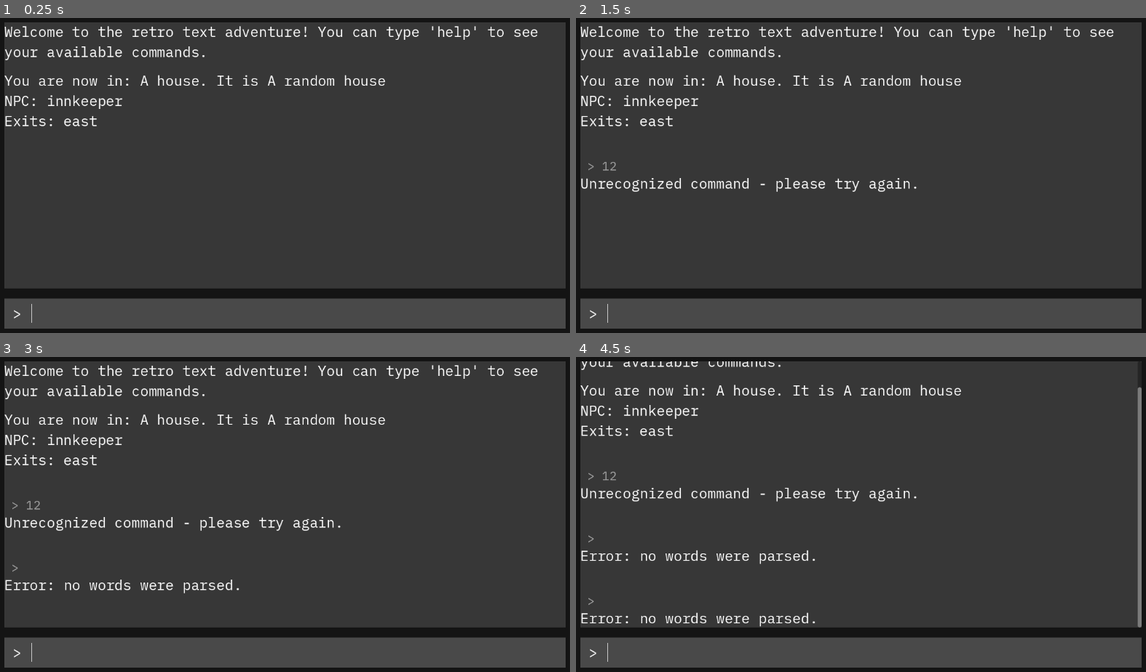
Above: before the commit, frames 1-4 (two rows, left to right).
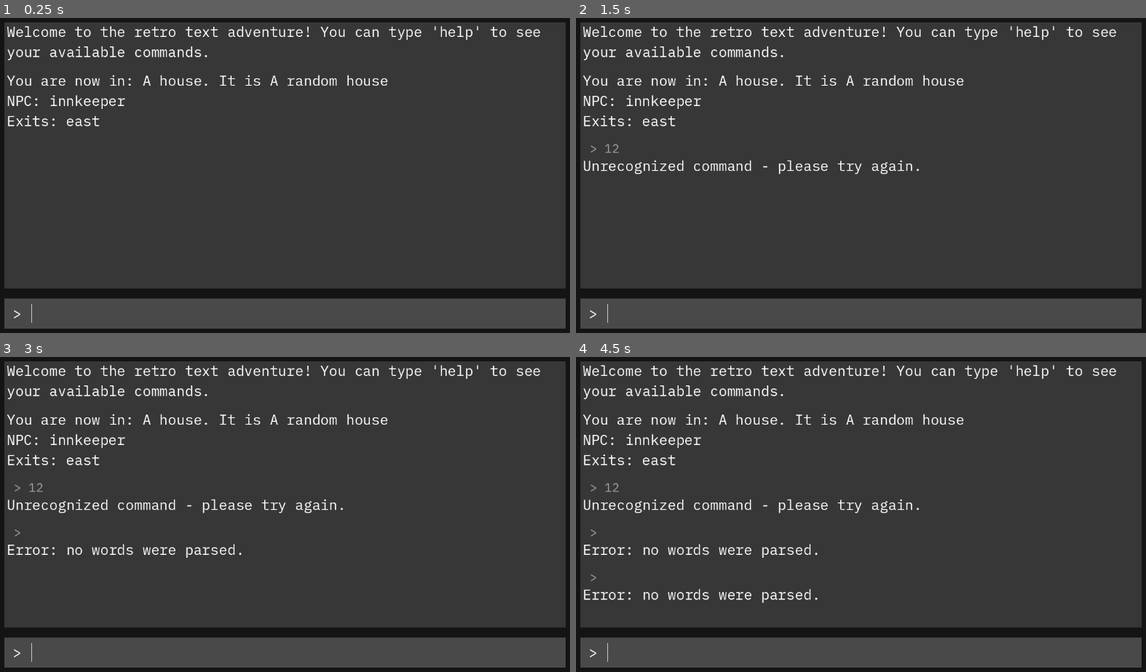
Above: after the commit, the same moments.

Repository: CungSao/textAdventure
Game: Godot game, scene res://game.tscn
Same seed, same stepped clock (60 frames per second), same inputs: the game is played once before the commit and once after it.
Inputs (mouse positions are in pixels of both pictures, inside the frame that each line leads up to):
- Up to frame 1 (0.25 s): no input
- Up to frame 2 (1.5 s): click (872, 314) at 0.52 s; type "12" at 0.6 s; tap Enter at 1.25 s; hold Up (ui_up) from 1.28 s (still down)
- Up to frame 3 (3 s): tap Space at 2 s; release Up (ui_up) at 2.03 s; hold Down (ui_down) 2.03-2.78 s; tap Enter at 2.75 s; hold Up (ui_up) from 2.78 s (still down)
- Up to frame 4 (4.5 s): tap Space at 3.5 s; tap Enter at 4.25 s; release Up (ui_up) at 4.28 s; hold Down (ui_down) from 4.28 s (still down)

The runs differ from the first frame. In frame 1, 3.5% of the frame differs, in the area x 0-95%, y 2-35%; in frame 2, 4.9%; in frame 3, 5.7%; in frame 4, 7.0%, in the area x 0-100%, y 1-86%.

Commit message:
Refactoring #16

Diff:
--- a/game.gd
+++ b/game.gd
@@ -1,19 +1,11 @@
 extends Control
 
 @export var input_path:NodePath
-@export var path_history: NodePath
-@export var path_scroll: NodePath
-@export var max_lines_remembered = 30
 
-const INPUT_RESPONSE = preload("res://input/input_response.tscn")
-const RESPONSE = preload("res://input/response.tscn")
-
+@onready var game_info = $Background/MarginContainer/BoxContainer/GameInfo
 @onready var command_processor: Node = $CommandProcessor
 @onready var room_manager: Node = $RoomManager
 @onready var __input_edit:LineEdit = get_node(input_path)
-@onready var history: VBoxContainer = get_node(path_history)
-@onready var scroll: ScrollContainer = get_node(path_scroll)
-@onready var scrollbar: VScrollBar = scroll.get_v_scroll_bar()
 
 
 func _on_text_changed(new_text):
@@ -27,44 +19,17 @@
 
 func _ready() -> void:
 	__input_edit.connect("text_changed", _on_text_changed)
-	scrollbar.changed.connect(handle_scrollbar_changed)
 
-	create_response("Welcome to the retro text adventure! You can type 'help' to see your available commands.")
+	game_info.create_response("Welcome to the retro text adventure! You can type 'help' to see your available commands.")
 
 	var player = Player.new()
 	player.take_item(room_manager.load_item("GuardSword"))
 	var starting_room_response = command_processor.initialize(room_manager.get_child(0), player)
-	create_response(starting_room_response)
-
-
-func handle_scrollbar_changed():
-	scroll.scroll_vertical = int(scrollbar.max_value)
+	game_info.create_response(starting_room_response)
 
 
 func _on_input_text_submitted(new_text: String) -> void:
 	if new_text.is_empty(): return
 
-	var input_response = INPUT_RESPONSE.instantiate()
 	var response = command_processor.process_command(new_text)
-	#input_response.set_text(new_text, "This is where a respone would go.")
-	input_response.set_text(new_text, response)
-	add_respone_to_game(input_response)
-
-
-func create_response(response_text):
-	var response = RESPONSE.instantiate()
-	response.text = response_text
-	#response.text = "You find youself in a house, with no memory of how you go there. You need to find your way out. You can type 'help' to see your available commands."
-	add_respone_to_game(response)
-
-
-func add_respone_to_game(response:Control):
-	history.add_child(response)
-	delete_history_beyond_limit()
-
-
-func delete_history_beyond_limit():
-	if history.get_child_count() > max_lines_remembered:
-		var rows_to_forget = history.get_child_count() - max_lines_remembered
-		for i in range(rows_to_forget):
-			history.get_child(i).queue_free()
+	game_info.create_response_with_input(response, new_text)
--- a/game.tscn
+++ b/game.tscn
@@ -6,6 +6,7 @@
 [ext_resource type="Script" path="res://CommandProcessor.gd" id="3_ulhwv"]
 [ext_resource type="Script" path="res://RoomManager.gd" id="4_l4nh5"]
 [ext_resource type="PackedScene" uid="uid://c0bvgbk12s7cn" path="res://rooms/room.tscn" id="4_m1qwo"]
+[ext_resource type="PackedScene" uid="uid://cyqy2dka07t03" path="res://game_info.tscn" id="6_lhram"]
 
 [sub_resource type="StyleBoxEmpty" id="StyleBoxEmpty_hdhih"]
 
@@ -21,9 +22,6 @@
 LineEdit/styles/normal = SubResource("StyleBoxEmpty_mxxck")
 PanelContainer/styles/panel = SubResource("StyleBoxFlat_up5l3")
 
-[sub_resource type="StyleBoxFlat" id="StyleBoxFlat_5tssn"]
-bg_color = Color(0.215686, 0.215686, 0.215686, 1)
-
 [sub_resource type="StyleBoxFlat" id="StyleBoxFlat_ghkb4"]
 bg_color = Color(0.286275, 0.286275, 0.286275, 1)
 
@@ -37,9 +35,6 @@
 theme = SubResource("Theme_f8l51")
 script = ExtResource("2_vas34")
 input_path = NodePath("Background/MarginContainer/BoxContainer/InputArea/HBoxContainer/Input")
-path_history = NodePath("Background/MarginContainer/BoxContainer/GameInfo/ScrollContainer/History")
-path_scroll = NodePath("Background/MarginContainer/BoxContainer/GameInfo/ScrollContainer")
-max_lines_remembered = 20
 
 [node name="CommandProcessor" type="Node" parent="."]
 script = ExtResource("3_ulhwv")
@@ -106,20 +101,8 @@
 layout_mode = 2
 theme_override_constants/separation = 20
 
-[node name="GameInfo" type="PanelContainer" parent="Background/MarginContainer/BoxContainer"]
+[node name="GameInfo" parent="Background/MarginContainer/BoxContainer" instance=ExtResource("6_lhram")]
 layout_mode = 2
-size_flags_vertical = 3
-theme_override_styles/panel = SubResource("StyleBoxFlat_5tssn")
-
-[node name="ScrollContainer" type="ScrollContainer" parent="Background/MarginContainer/BoxContainer/GameInfo"]
-layout_mode = 2
-horizontal_scroll_mode = 0
-
-[node name="History" type="VBoxContainer" parent="Background/MarginContainer/BoxContainer/GameInfo/ScrollContainer"]
-layout_mode = 2
-size_flags_horizontal = 3
-size_flags_vertical = 3
-theme_override_constants/separation = 20
 
 [node name="InputArea" type="PanelContainer" parent="Background/MarginContainer/BoxContainer"]
 custom_minimum_size = Vector2(0, 60)
--- /dev/null
+++ b/game_info.gd
@@ -0,0 +1,46 @@
+extends PanelContainer
+
+const INPUT_RESPONSE = preload("res://input/input_response.tscn")
+
+@export var max_lines_remembered = 30
+
+@export var path_history: NodePath
+@export var path_scroll: NodePath
+
+@onready var scroll: ScrollContainer = get_node(path_scroll)
+@onready var scrollbar: VScrollBar = scroll.get_v_scroll_bar()
+@onready var history: VBoxContainer = get_node(path_history)
+
+func _ready():
+	scrollbar.changed.connect(_handle_scrollbar_changed)
+
+
+### PUBLIC ###
+func create_response(response_text:String):
+	var response = INPUT_RESPONSE.instantiate()
+	_add_respone_to_game(response)
+	response.set_text(response_text)
+	#response.text = "You find youself in a house, with no memory of how you go there. You need to find your way out. You can type 'help' to see your available commands."
+
+
+func create_response_with_input(response_text:String, input_text:String):
+	var input_response = INPUT_RESPONSE.instantiate()
+	_add_respone_to_game(input_response)
+	input_response.set_text(response_text, input_text)
+
+
+### PRIVATE ###
+func _handle_scrollbar_changed():
+	scroll.scroll_vertical = int(scrollbar.max_value)
+
+
+func _add_respone_to_game(response:Control):
+	history.add_child(response)
+	_delete_history_beyond_limit()
+
+
+func _delete_history_beyond_limit():
+	if history.get_child_count() > max_lines_remembered:
+		var rows_to_forget = history.get_child_count() - max_lines_remembered
+		for i in range(rows_to_forget):
+			history.get_child(i).queue_free()
--- /dev/null
+++ b/game_info.tscn
@@ -0,0 +1,23 @@
+[gd_scene load_steps=3 format=3 uid="uid://cyqy2dka07t03"]
+
+[ext_resource type="Script" path="res://game_info.gd" id="1_us003"]
+
+[sub_resource type="StyleBoxFlat" id="StyleBoxFlat_5tssn"]
+bg_color = Color(0.215686, 0.215686, 0.215686, 1)
+
+[node name="GameInfo" type="PanelContainer"]
+size_flags_vertical = 3
+theme_override_styles/panel = SubResource("StyleBoxFlat_5tssn")
+script = ExtResource("1_us003")
+path_history = NodePath("ScrollContainer/History")
+path_scroll = NodePath("ScrollContainer")
+
+[node name="ScrollContainer" type="ScrollContainer" parent="."]
+layout_mode = 2
+horizontal_scroll_mode = 0
+
+[node name="History" type="VBoxContainer" parent="ScrollContainer"]
+layout_mode = 2
+size_flags_horizontal = 3
+size_flags_vertical = 3
+theme_override_constants/separation = 20
--- a/input/input_response.gd
+++ b/input/input_response.gd
@@ -1,5 +1,12 @@
-extends VBoxContainer
+extends MarginContainer
 
-func set_text(input:String, response:String):
-	$InputHistory.text = "\n > " + input
-	$Response.text = response
+@onready var input_history = $Rows/InputHistory
+@onready var response_label = $Rows/Response
+
+
+func set_text(response:String, input:String = ""):
+	if input == "":
+		input_history.queue_free()
+	else:
+		input_history.text = " > " + input
+	response_label.text = response
--- a/input/input_response.tscn
+++ b/input/input_response.tscn
@@ -3,18 +3,25 @@
 [ext_resource type="Script" path="res://input/input_response.gd" id="1_i228n"]
 [ext_resource type="PackedScene" uid="uid://dobcuadnbwsyi" path="res://input/response.tscn" id="2_u14mm"]
 
-[node name="InputResponse" type="VBoxContainer"]
-offset_right = 336.0
-offset_bottom = 83.0
-theme_override_constants/separation = 0
+[node name="InputResponse" type="MarginContainer"]
+anchors_preset = 15
+anchor_right = 1.0
+anchor_bottom = 1.0
+grow_horizontal = 2
+grow_vertical = 2
+theme_override_constants/margin_left = 5
 script = ExtResource("1_i228n")
 
-[node name="InputHistory" type="Label" parent="."]
+[node name="Rows" type="VBoxContainer" parent="."]
+layout_mode = 2
+theme_override_constants/separation = 0
+
+[node name="InputHistory" type="Label" parent="Rows"]
 layout_mode = 2
 theme_override_colors/font_color = Color(0.631373, 0.631373, 0.631373, 1)
 theme_override_font_sizes/font_size = 24
 text = " > This is what the user typed"
 
-[node name="Response" parent="." instance=ExtResource("2_u14mm")]
+[node name="Response" parent="Rows" instance=ExtResource("2_u14mm")]
 layout_mode = 2
 text = "This is what the game will give back  ower"
Binary file removed: fonts/IBMPlexMono-SemiBold.ttf
Not shown, removed: fonts/IBMPlexMono-SemiBold.ttf.import
